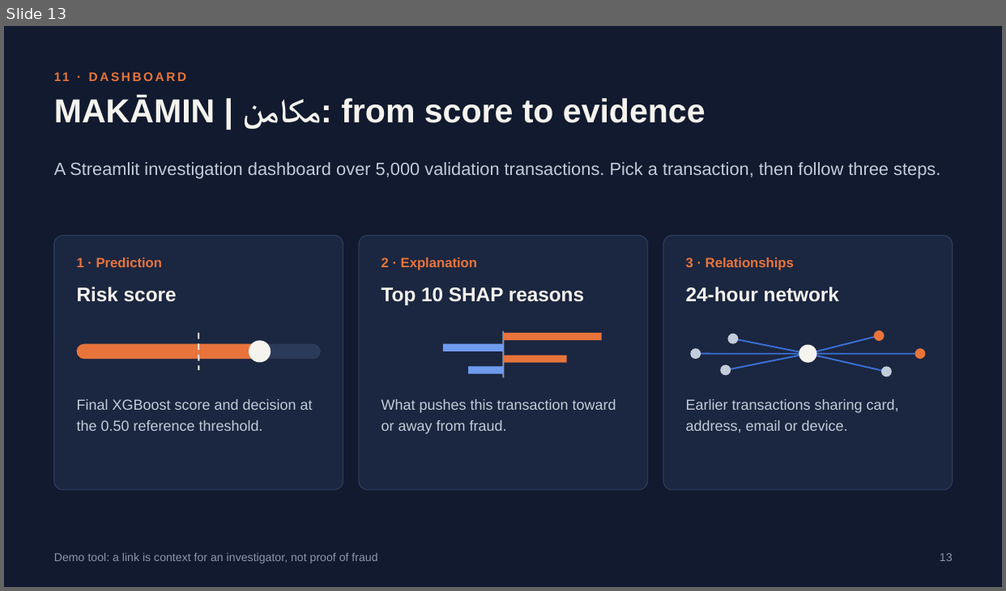
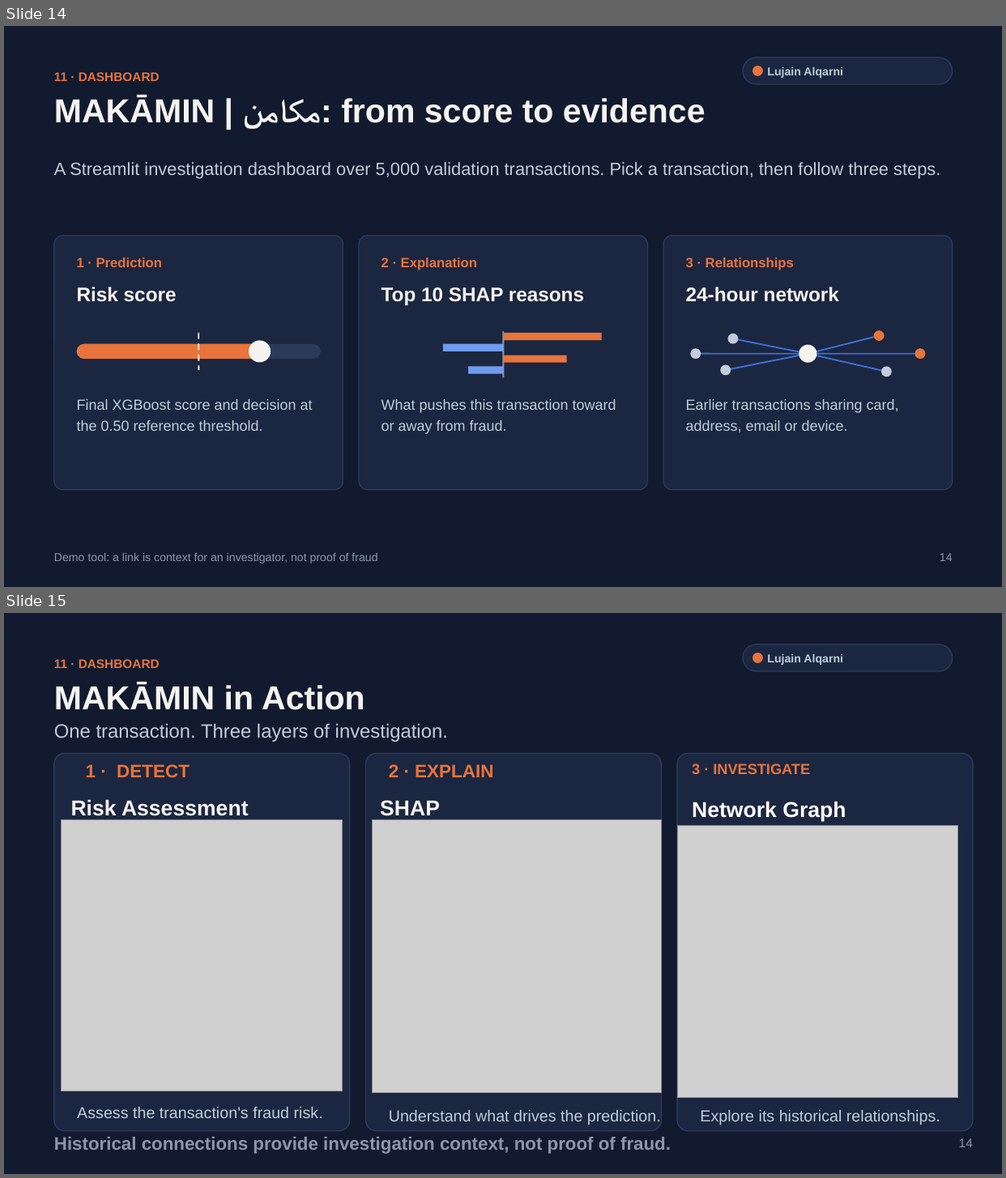
Before and after one commit to NadaMIS/makamin-fraud-detection, a slide deck: makamin-fraud-detection/presentation/MAKAMIN_Presentation.pptx. Shown one above the other, each under a label of ours: slide 13 before the commit, slides 14 and 15 after it. The pictures are 1006x591 and 1006x1178 pixels, drawn with LibreOffice and Linux fonts; fonts in the diff are those of the drawing; grey boxes stand for pictures. Boxes give left, top, right and bottom in pixels: in the first picture for what was removed or moved away, otherwise in the second. Text is boxed around its words. In the diff, an @@ line names an element or a change of style, - is before the commit and + after.

```diff
--- a/makamin-fraud-detection/presentation/MAKAMIN_Presentation.pptx
+++ b/makamin-fraud-detection/presentation/MAKAMIN_Presentation.pptx
@@ slide 15 added at [4,613,1002,1174], background #111A2E @@
@@ text added at [54,659,160,668], 12 pt, text #E8743B, bold @@
+11 · DASHBOARD
@@ rounded rectangle added at [743,645,953,671], fill #1B2640, outline #2C3A5A 1 pt @@
@@ ellipse added at [752,653,763,663], fill #E8743B @@
@@ text added at [767,654,843,665], 11 pt, text #C3CCDA, bold @@
+Lujain Alqarni
@@ text added at [54,683,365,710], 32 pt, text #F5F3EE, bold @@
+MAKĀMIN in Action
@@ text added at [54,723,448,742], 18.6 pt, text #C3CCDA @@
+One transaction. Three layers of investigation.
@@ rounded rectangle added at [54,754,350,1131], fill #1B2640, outline #2C3A5A 1.09 pt @@
@@ rounded rectangle added at [365,754,661,1131], fill #1B2640, outline #2C3A5A 1.09 pt @@
@@ rounded rectangle added at [678,754,974,1131], fill #1B2640, outline #2C3A5A 1.09 pt @@
@@ text added at [86,764,189,777], 17.5 pt, text #E8743B, bold @@
+1 · DETECT
@@ text added at [389,764,493,777], 17.5 pt, text #E8743B, bold @@
+2 · EXPLAIN
@@ text added at [692,764,810,774], 14.2 pt, text #E8743B, bold @@
+3 · INVESTIGATE
@@ text added at [71,799,249,820], 20.8 pt, text #F5F3EE, bold @@
+Risk Assessment
@@ text added at [380,800,440,820], 20.8 pt, text #F5F3EE, bold @@
+SHAP
@@ text added at [692,801,846,821], 20.8 pt, text #FFFFFF, bold @@
+Network Graph
@@ picture added at [62,820,343,1092] @@
@@ picture added at [373,820,661,1093] @@
@@ picture added at [678,825,958,1098] @@
@@ text added at [77,1107,323,1118], 15.3 pt, text #C3CCDA @@
+Assess the transaction's fraud risk.
@@ text added at [389,1110,661,1125], 15.3 pt, text #C3CCDA @@
+Understand what drives the prediction.
@@ text added at [700,1110,940,1125], 15.3 pt, text #C3CCDA @@
+Explore its historical relationships.
@@ text added at [54,1137,671,1154], 17.4 pt, text #8C97AB, bold @@
+Historical connections provide investigation context, not proof of fraud.
@@ text added at [959,1139,973,1148], 12 pt, text #8C97AB @@
+14
@@ what was slide 13 is now slide 14 @@
@@ slide 14 changed as well @@
@@ text "11 · DASHBOARD" at [54,72,160,81]: letter spacing 2 to 0 pt @@
@@ rounded rectangle added at [743,58,953,84], fill #1B2640, outline #2C3A5A 1 pt @@
@@ ellipse added at [752,66,763,76], fill #E8743B @@
@@ text added at [767,67,843,78], 11 pt, text #C3CCDA, bold @@
+Lujain Alqarni
@@ text at [940,553,953,561]: text changed @@
-13
+14
```
Also in this commit, not shown: 16 other slides changed, 2 other slides added.
